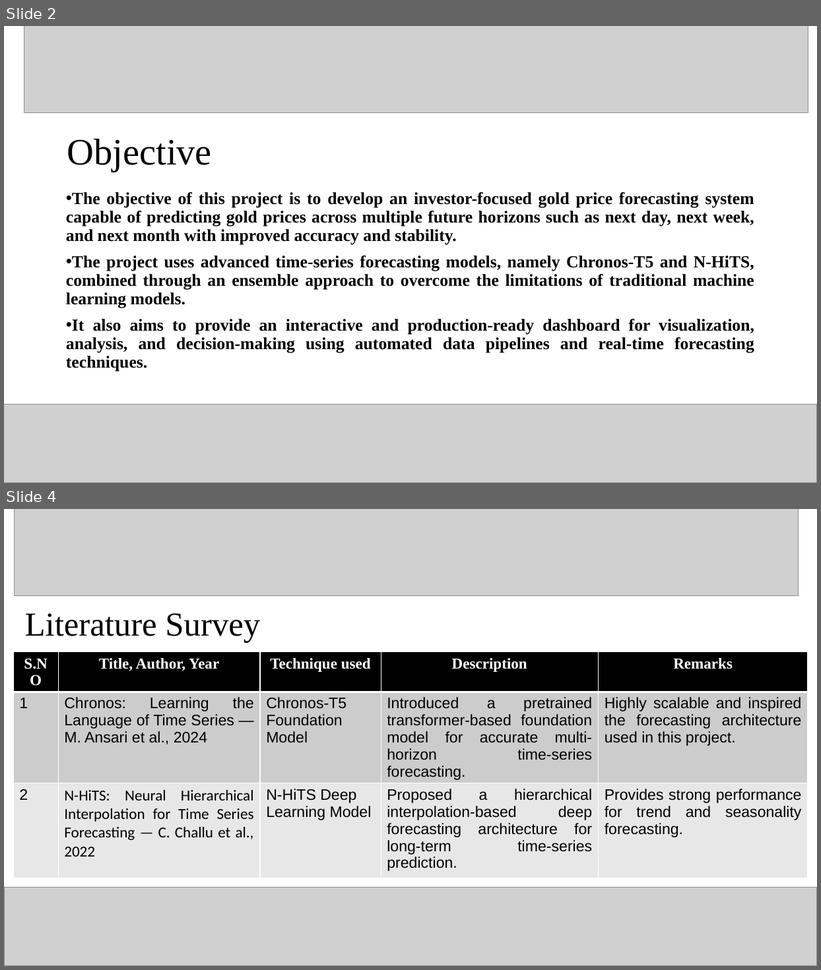
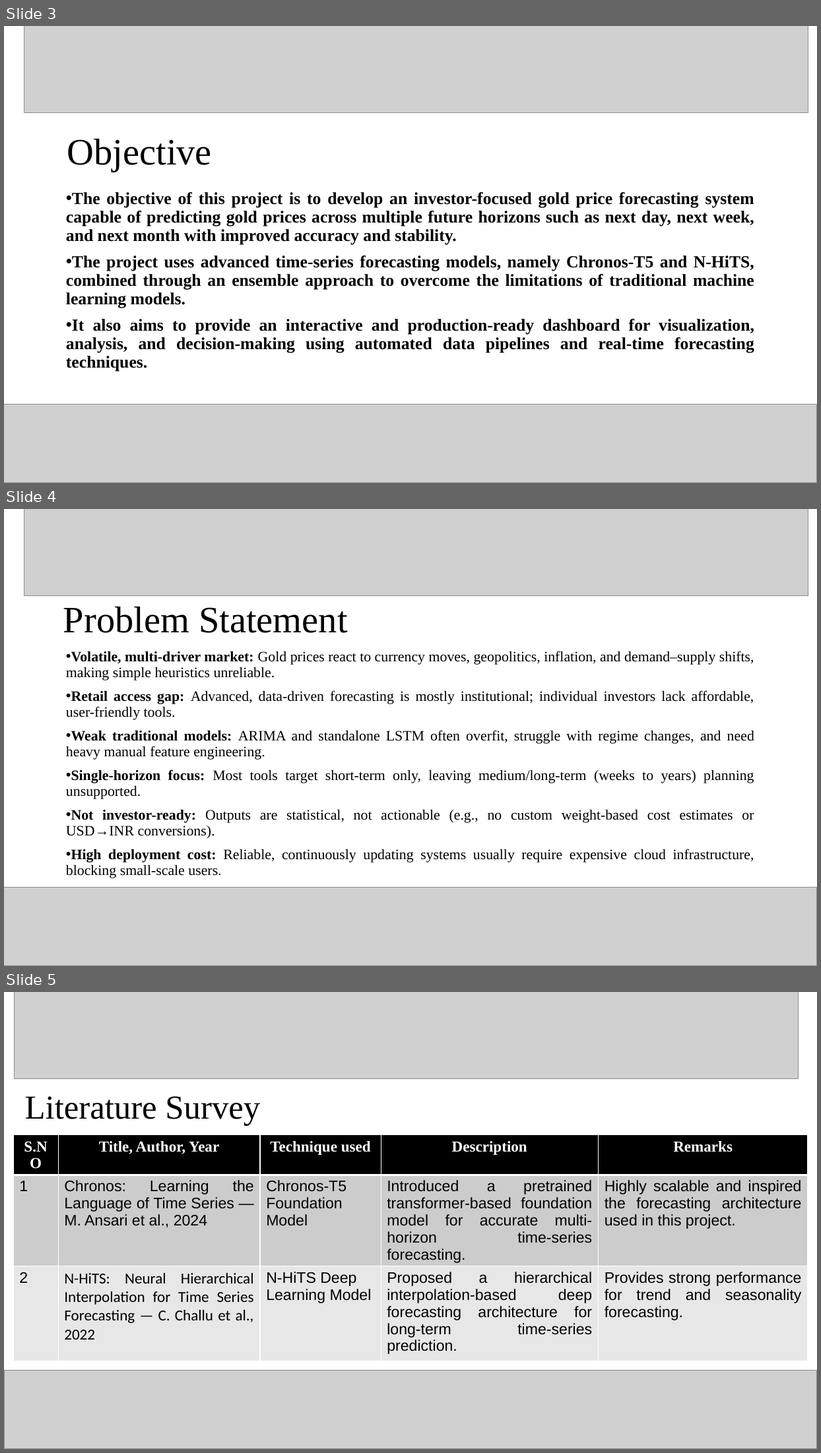
Before and after one commit to Kishore-a77/Project-GOLD, a slide deck: UnivPractical.pptx. Shown one above the other, each under a label of ours: slides 2 and 4 before the commit, slides 3, 4 and 5 after it; the slides between them are not shown. The pictures are 821x970 and 821x1453 pixels, drawn with LibreOffice and Linux fonts; fonts in the diff are those of the drawing; grey boxes stand for pictures. Boxes give left, top, right and bottom in pixels: in the first picture for what was removed or moved away, otherwise in the second. Text is boxed around its words. In the diff, an @@ line names an element or a change of style, - is before the commit and + after.

Commit message:
Automate gold forecasting pipeline with Supabase

```diff
--- a/UnivPractical.pptx
+++ b/UnivPractical.pptx
@@ slide 4 added at (4, 509, 817, 966), background #FFFFFF @@
@@ picture added at (24, 509, 809, 595) @@
@@ title added at (63, 606, 348, 633), 44 pt, text #000000 @@
+Problem Statement
@@ text added at (66, 651, 754, 879), 17 pt, text #000000 @@
+• Volatile, multi-driver market: Gold prices react to currency moves, geopolitics, inflation, and demand–supply shifts, making simple heuristics unreliable.
+• Retail access gap: Advanced, data-driven forecasting is mostly institutional; individual investors lack affordable, user-friendly tools.
+• Weak traditional models: ARIMA and standalone LSTM often overfit, struggle with regime changes, and need heavy manual feature engineering.
+• Single-horizon focus: Most tools target short-term only, leaving medium/long-term (weeks to years) planning unsupported.
+• Not investor-ready: Outputs are statistical, not actionable (e.g., no custom weight-based cost estimates or USD→INR conversions).
+• High deployment cost: Reliable, continuously updating systems usually require expensive cloud infrastructure, blocking small-scale users.
@@ picture added at (4, 888, 817, 966) @@
@@ what was slide 2 is now slide 3 @@
@@ what was slide 4 is now slide 5 @@
```
Also in this commit, not shown: 24 other files.
